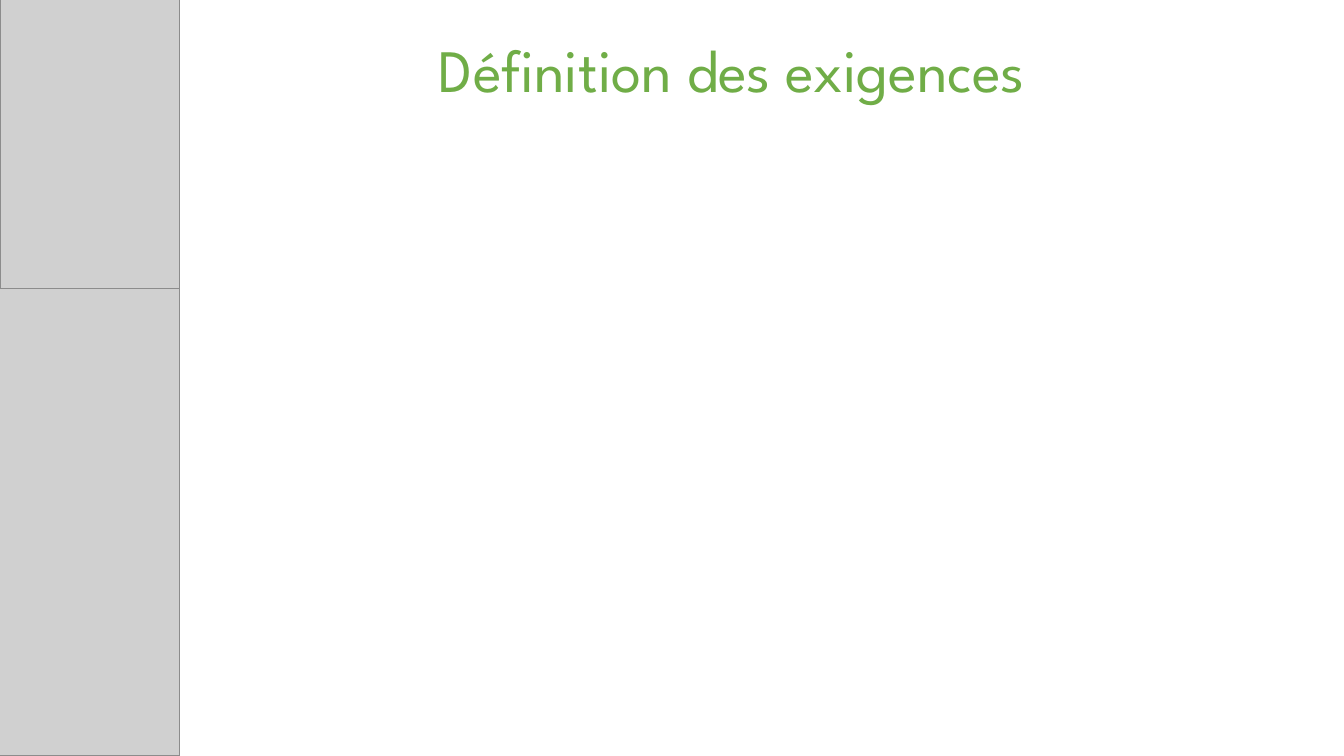
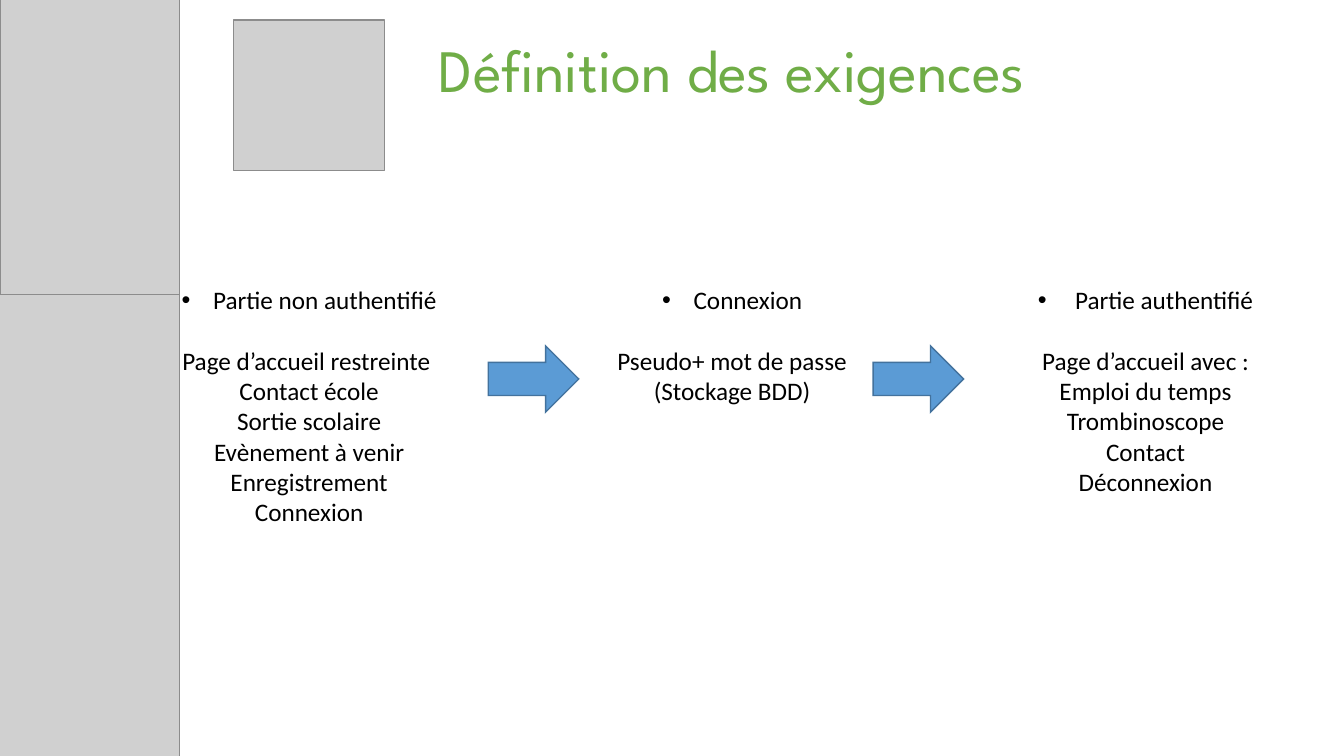
Before and after one commit to eehP/WeebProject, a slide deck: slide 7 of Présentation.pptx (slide 5 before the commit). Drawn at 1344x756 pixels with LibreOffice and Linux fonts; fonts in the diff are those of the drawing; grey boxes stand for pictures. Boxes give left, top, right and bottom in pixels: in the first picture for what was removed or moved away, otherwise in the second. Text is boxed around its words. In the diff, an @@ line names an element or a change of style, - is before the commit and + after.

```diff
--- a/Présentation.pptx
+++ b/Présentation.pptx
@@ picture: place and size @@
-picture at box(0, 0, 179, 650)
+picture at box(0, 0, 179, 657)
@@ picture added at box(234, 20, 384, 170) @@
@@ picture: place and size @@
-picture at box(0, 288, 179, 756)
+picture at box(0, 294, 179, 756)
@@ text added at box(182, 291, 436, 521), 18 pt, text #000000 @@
+• Partie non authentifié
+Page d’accueil restreinte
+Contact école
+Sortie scolaire
+Evènement à venir
+Enregistrement
+Connexion
@@ text added at box(617, 291, 847, 405), 18 pt, text #000000 @@
+• Connexion
+Pseudo+ mot de passe (Stockage BDD)
@@ text added at box(1042, 291, 1253, 491), 18 pt, text #000000 @@
+• Partie authentifié
+Page d’accueil avec :
+Emploi du temps
+Trombinoscope
+Contact
+Déconnexion
@@ right arrow added at box(488, 346, 579, 412), fill #5B9BD5, outline #43739E 1 pt @@
@@ right arrow added at box(873, 346, 964, 412), fill #5B9BD5, outline #43739E 1 pt @@
```
Also in this commit, not shown: 4 other slides changed, 2 slides added, 1 slide removed, 4 other files.
